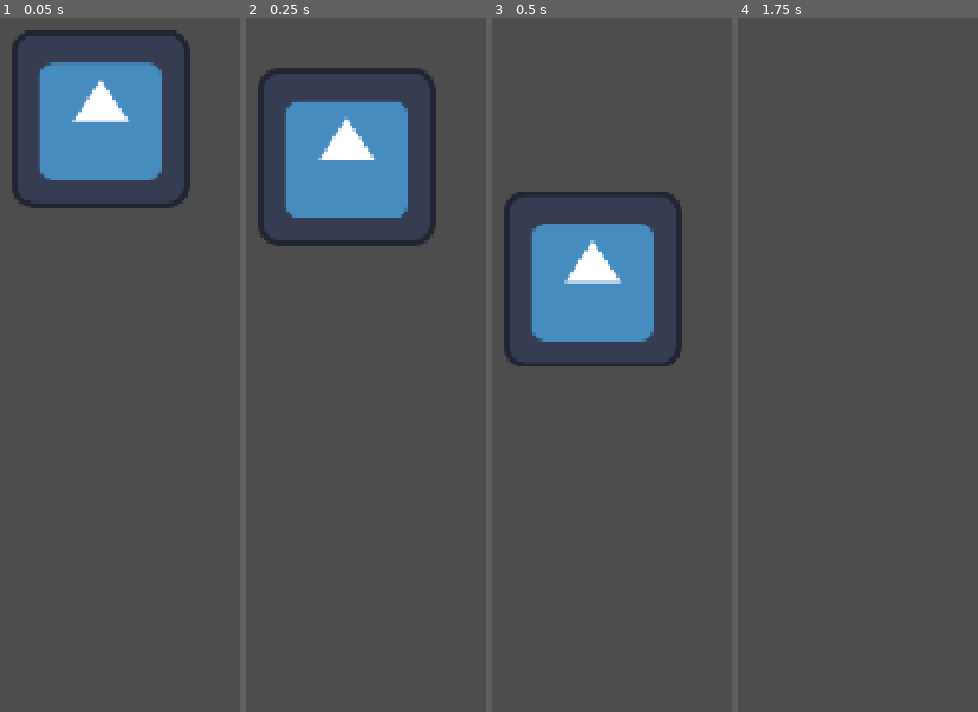
Above: before the commit, frames 1-4 (left to right).
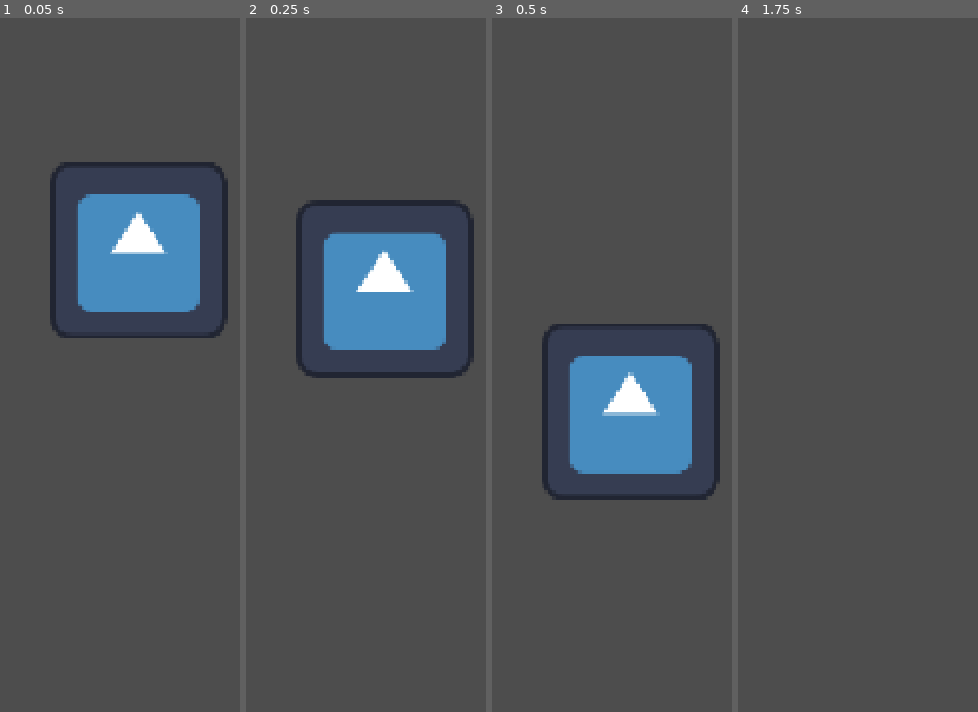
Above: after the commit, the same moments.

Repository: Marcausente/KnightGame2DGodot
Game: Godot game, scene res://escena_fisicas.tscn
Two runs of this game, one before a commit and one after it. Both use one fixed random seed, a clock stepped at 60 frames per second and the inputs below. The engine's default icon, where the game draws it, is replaced by a stand-in: a white triangle on a blue panel in a dark square.
Inputs:
- Up to frame 1 (0.05 s): no input
- Up to frame 2 (0.25 s): no input
- Up to frame 3 (0.5 s): no input
- Up to frame 4 (1.75 s): no input

The runs differ from the first frame. In frame 1, 21% of the frame differs, in the area x 5-95%, y 1-47%; in frame 2, 21%, in the area x 5-95%, y 7-52%; in frame 3, 21%; in frame 4, nothing differs.

Commit message:
FEAT: Añadida la camara

Diff:
--- a/escena_fisicas.tscn
+++ b/escena_fisicas.tscn
@@ -7,5 +7,7 @@
 [node name="RigidBody2D" type="RigidBody2D" parent="." unique_id=1100560310]
 
 [node name="Sprite2D" type="Sprite2D" parent="RigidBody2D" unique_id=541159609]
-position = Vector2(555, 220)
+position = Vector2(6, -9)
 texture = ExtResource("1_guv23")
+
+[node name="Camera2D" type="Camera2D" parent="." unique_id=664471817]
